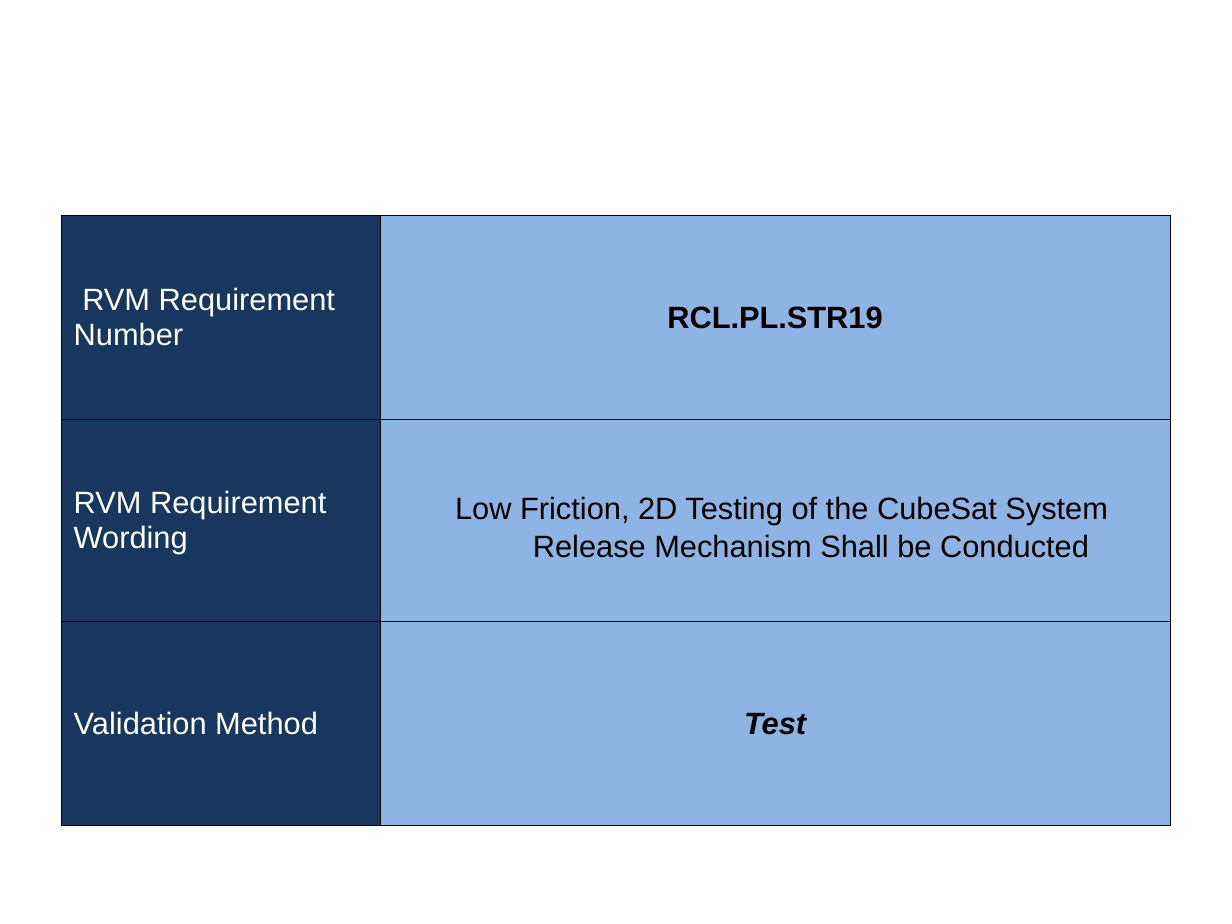
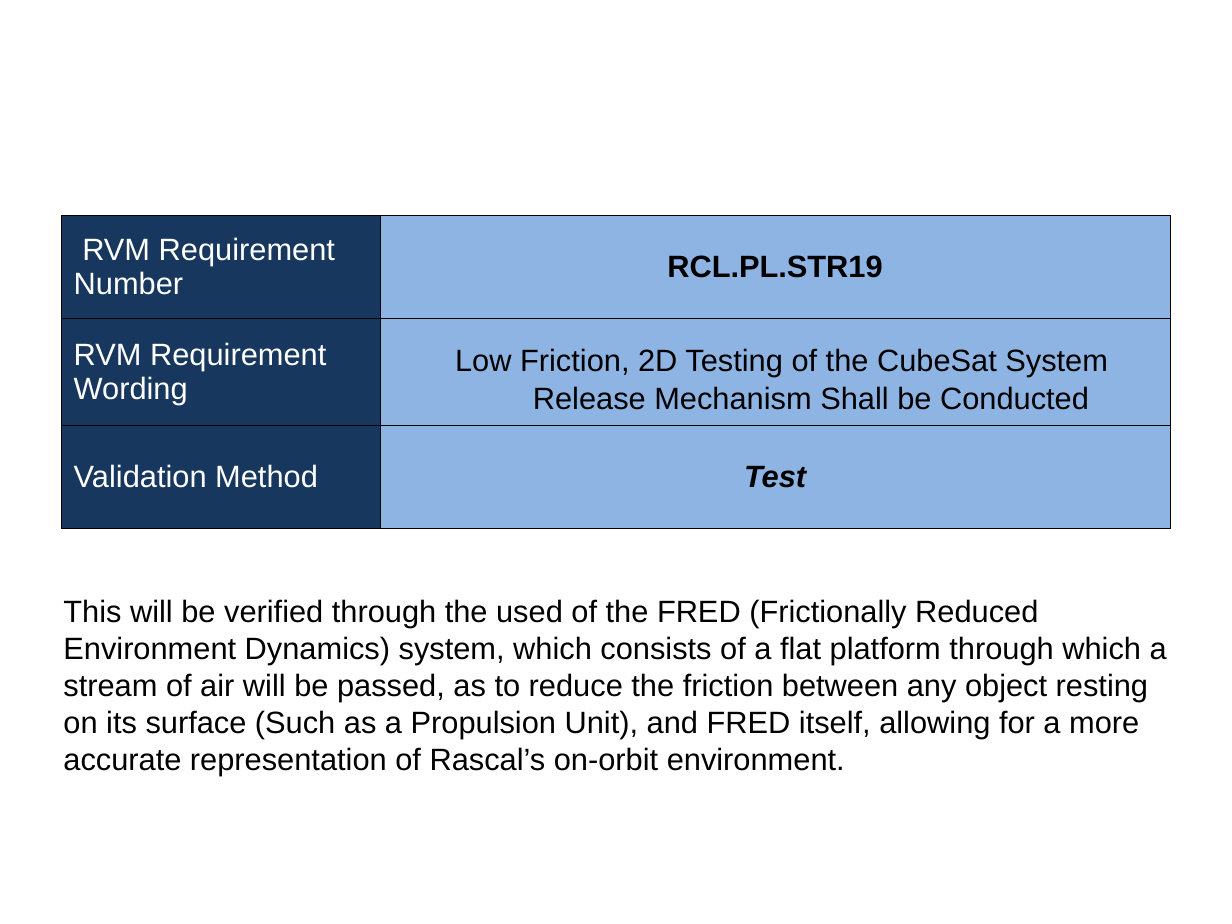
Before and after one commit to RascalSeniorDesign/Preliminary-Design, a slide deck: slide 3 of CMQA/Presentations/Bryant Slides/Here are my slides. I think.ppt. Drawn at 1232x924 pixels with LibreOffice and Linux fonts; fonts in the diff are those of the drawing. Boxes give left, top, right and bottom in pixels: in the first picture for what was removed or moved away, otherwise in the second. Text is boxed around its words. In the diff, an @@ line names an element or a change of style, - is before the commit and + after.

```diff
--- a/CMQA/Presentations/Bryant Slides/Here are my slides. I think.ppt
+++ b/CMQA/Presentations/Bryant Slides/Here are my slides. I think.ppt
@@ table: place and size @@
-table at [62,216,1170,825]
+table at [62,216,1170,529]
@@ text added at [63,599,1167,775], 18 pt, text #000000 @@
+This will be verified through the used of the FRED (Frictionally Reduced Environment Dynamics) system, which consists of a flat platform through which a stream of air will be passed, as to reduce the friction between any object resting on its surface (Such as a Propulsion Unit), and FRED itself, allowing for a more accurate representation of Rascal’s on-orbit environment.
```
Also in this commit, not shown: 10 other slides changed.
